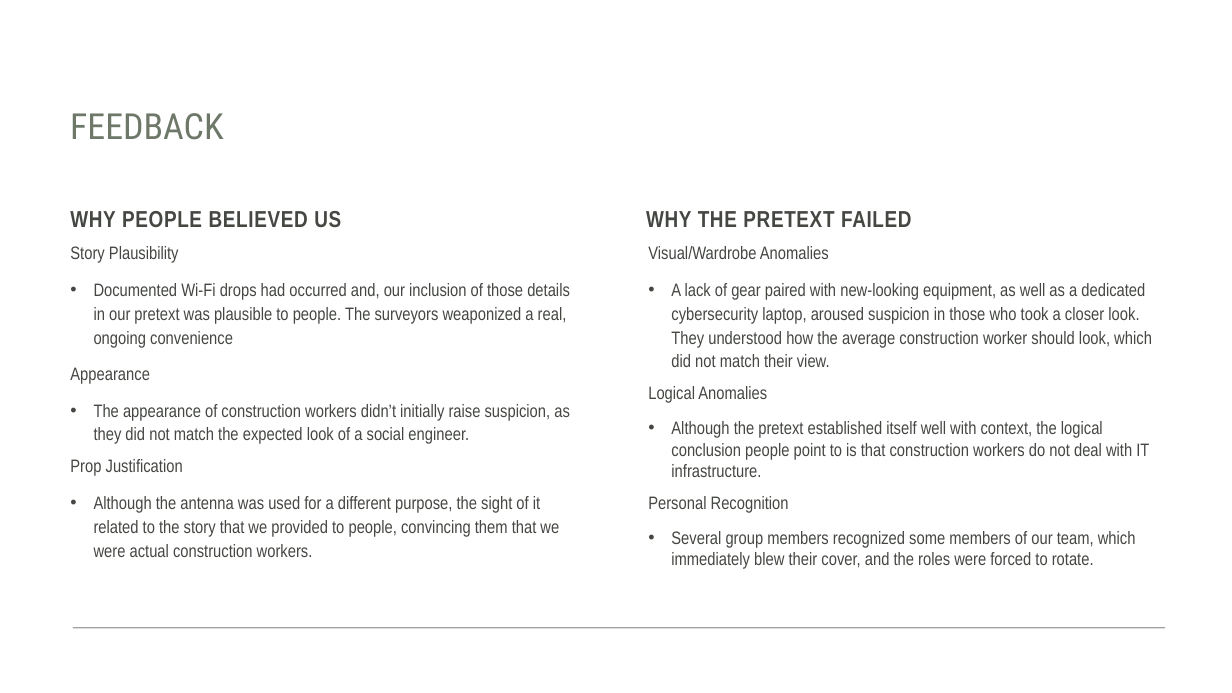
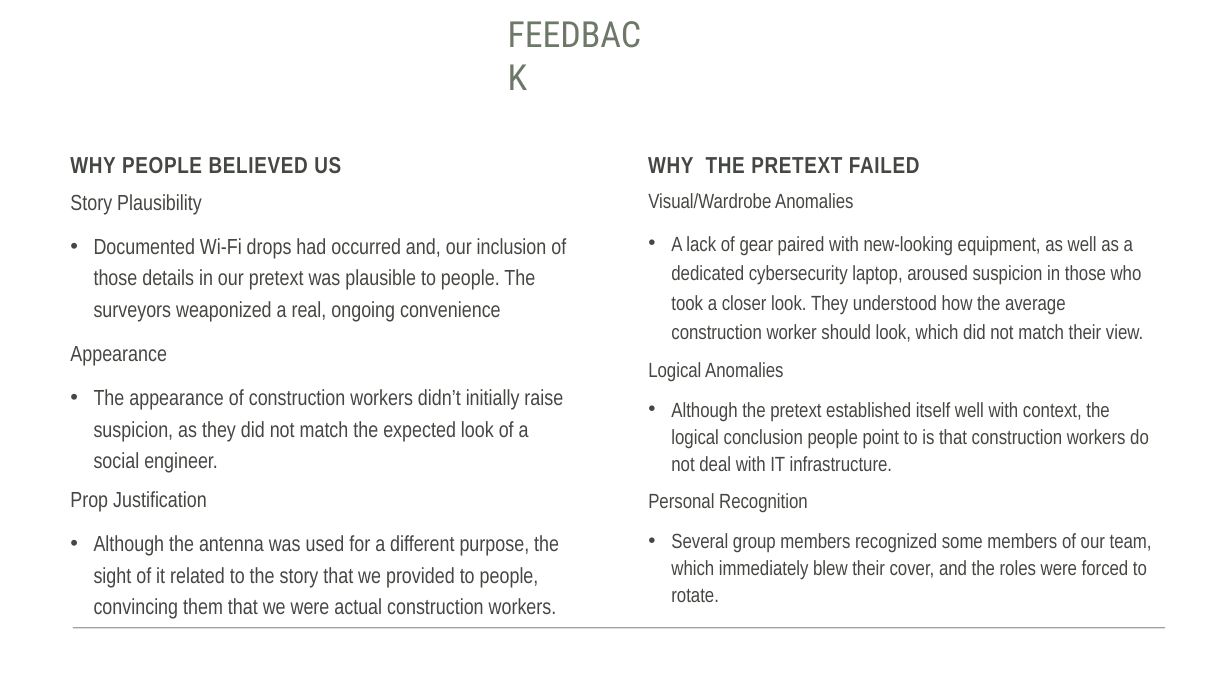
Before and after one commit to Ford12034/Social_Engineer_Heist, a slide deck: slide 9 of Social Engineering Heist.pptx. Drawn at 1232x693 pixels with LibreOffice and Linux fonts; fonts in the diff are those of the drawing. Boxes give left, top, right and bottom in pixels: in the first picture for what was removed or moved away, otherwise in the second. Text is boxed around its words. In the diff, an @@ line names an element or a change of style, - is before the commit and + after.

```diff
--- a/Social Engineering Heist.pptx
+++ b/Social Engineering Heist.pptx
@@ title "FEEDBACK" rewrapped from [70, 113, 223, 140] to [498, 0, 668, 111] @@
@@ 4 texts: place and size @@
-4 texts at [70, 211, 1152, 569]
+4 texts at [70, 157, 1152, 619]
@@ text "Story Plausibility" at [70, 194, 566, 619]: size 14 to 17 pt; line spacing 0.9 to 1; line spacing 1.1 to 1.2 @@
@@ text "Visual/Wardrobe Anomalies" at [648, 193, 1152, 602]: size 14 to 16 pt; line spacing 0.9 to 1; line spacing 1.1 to 1.2; line spacing 1 to 1.1 @@
```
Also in this commit, not shown: 5 other slides changed, 1 other file.
